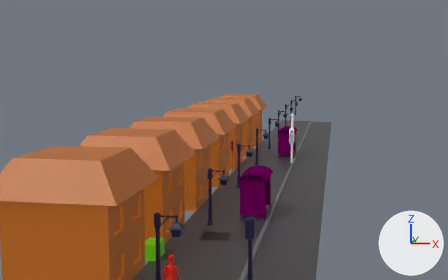
The Blender file environmentRIFTtriangles.blend, before and after one commit.
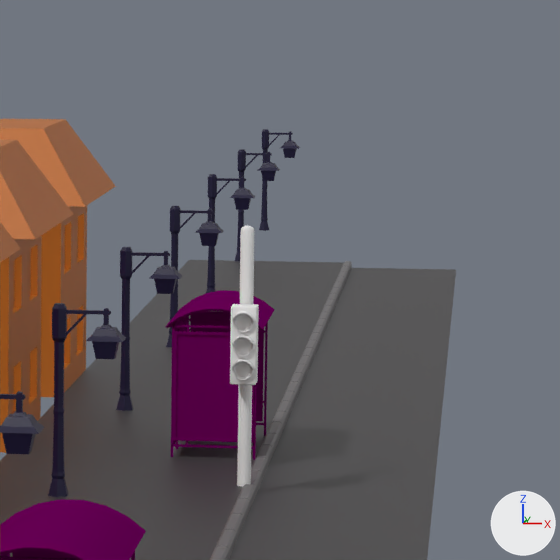
Each version is shown from a 50 mm camera at (5.63, -14.61, 6.2) aimed at (-1.03, 22.14, 1.42), then close up on the part from 55% to 78% of the width and 26% to 63% of the height. Every picture has the same lights, and +X, +Y and +Z are marked at lower right.

Objects in the first close-up: 'CarLane', 'Cylinder016', 'WalkLane', 'busStop1', 'busStop2', 'curbs', 'houses', 'lampPost'.
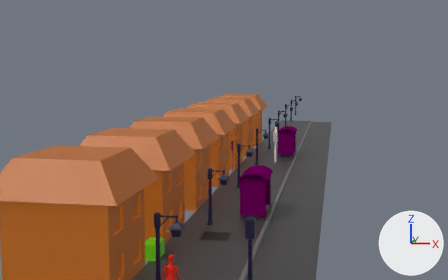
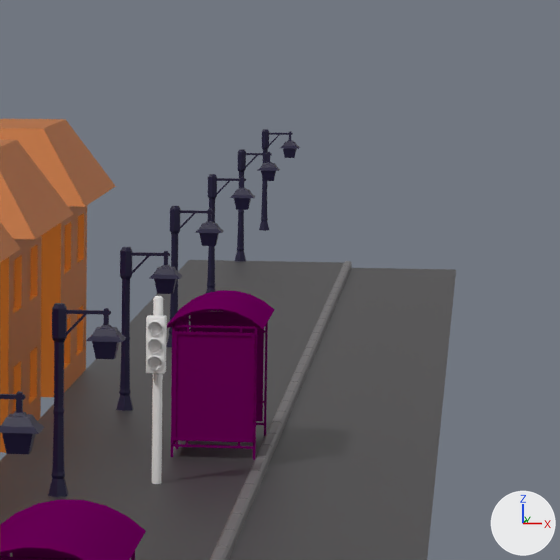
Pixel boxes [x1, y1, x2, y2] of what changed, in the close-ups (560 x 560 px):
'Cylinder016', deleted
    before: [230, 226, 259, 487]
'trafficLight', added
    after: [146, 296, 167, 484]

The edits, one by one:
Mesh me_cylinder016_1 is new.
It has 815 vertices, 1457 faces and spans x -0.35..0.41, y -1.42..0.34, z 0.0..7.72.
It uses material mat_material__25 (its picture is missing).
Object 'Cylinder016' (ob_cylinder016) is deleted.
Object 'trafficLight' (ob_trafficlight) is new; it shows me_cylinder016_1.
Its location is (2.0, 23.0, 0.0).
Its scale is (0.281, 0.281, 0.281).
